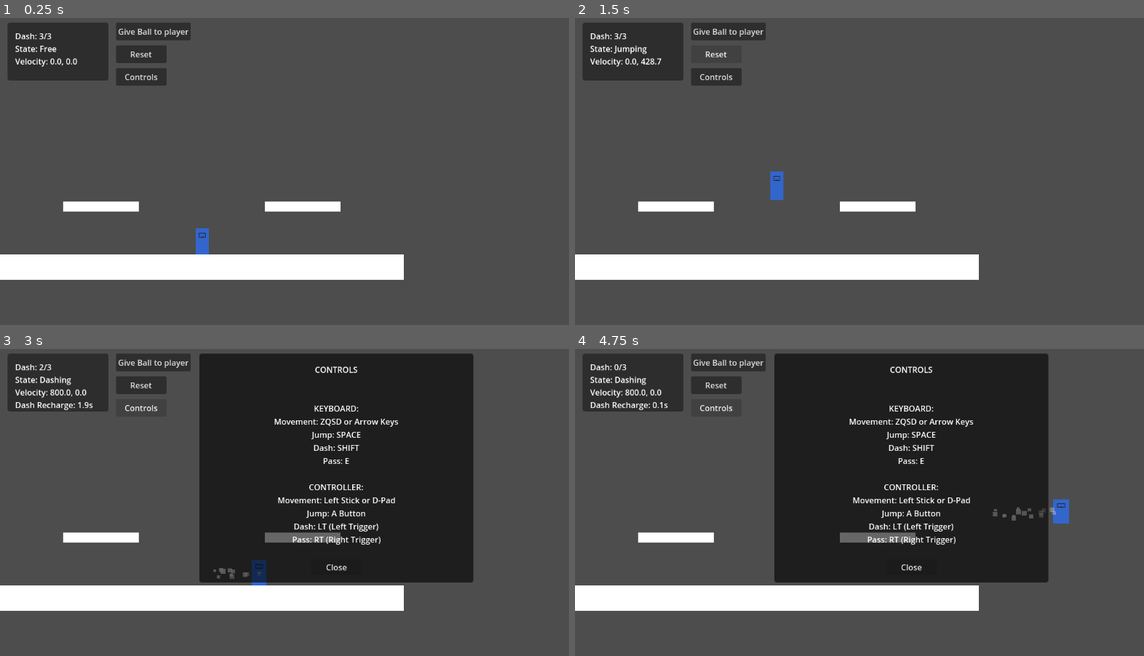
Above: before the commit, frames 1-4 (two rows, left to right).
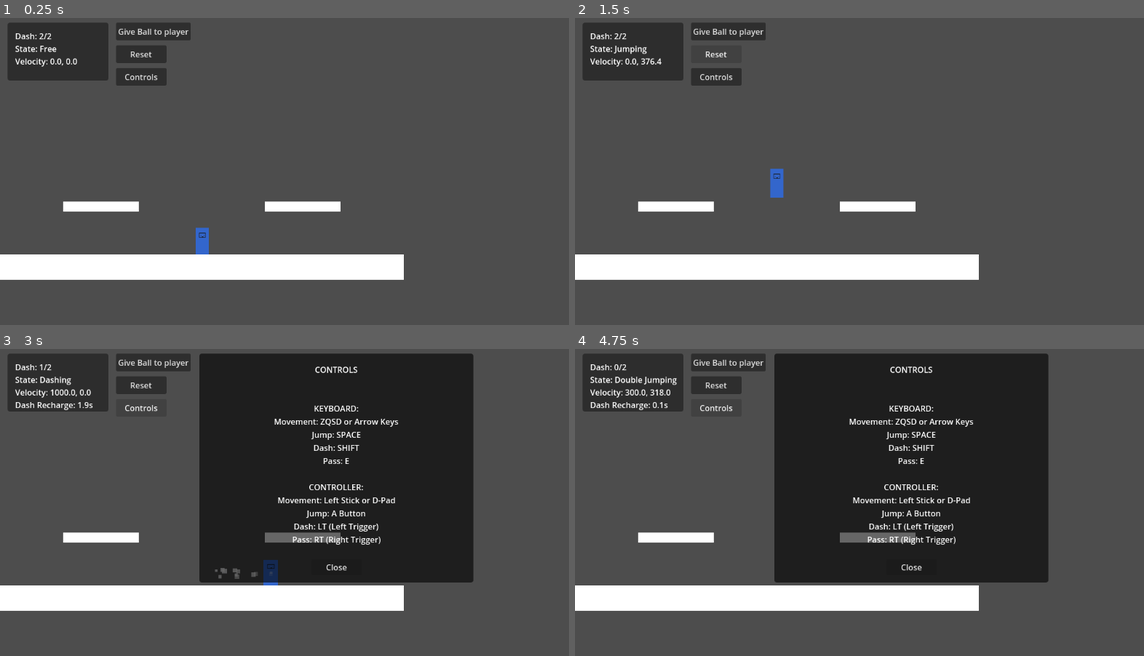
Above: after the commit, the same moments.

Repository: SinelVinesh/pixel-dunk
Game: Godot game, scene res://scenes/test/PlayerTest.tscn
The game is run twice, just before and just after one commit, with the same random seed, the same clock (stepped at 60 frames per second) and the same inputs.
Inputs:
- Up to frame 1 (0.25 s): no input
- Up to frame 2 (1.5 s): click "Give Ball to player" at 0.5 s; click "Reset" at 1.25 s
- Up to frame 3 (3 s): click "Controls" at 2 s; tap Enter at 2.75 s; hold D (move_right) from 2.78 s (still down); tap Shift (dash) at 2.85 s
- Up to frame 4 (4.75 s): tap Space (jump) at 3.02, 3.77, 4.25 s; release D (move_right) at 3.53 s; hold S (move_down) 3.53-4.28 s; tap Shift (dash) at 3.6, 4.55 s; hold D (move_right) from 4.28 s (still down); tap E (pass) at 4.35 s

The runs differ from the first frame. In frame 1, less than 0.1% of the frame differs, in the area x 7-37%, y 4-72%; in frame 2, 0.1%; in frame 3, 0.5%; in frame 4, 0.5%, in the area x 8-87%, y 4-57%.

Commit message:
✨ gravity multiplier when holding ball

Diff:
--- a/entities/player/Player.gd
+++ b/entities/player/Player.gd
@@ -18,7 +18,9 @@
 ## Multiplier for gravity when rising, makes ascent faster or slower (1.0 = normal, lower = higher jumps)
 @export_range(0.5, 1.0, 0.05) var rise_gravity_multiplier: float = 0.8
 ## Multiplier for gravity when falling, makes descent faster than ascent (1.0 = same speed, higher = fall faster)
-@export_range(1.0, 3.0, 0.1) var fall_gravity_multiplier: float = 1.6
+@export_range(1.0, 3.0, 0.1) var fall_gravity_multiplier: float = 1.4
+## Multiplier for gravity when holding the ball | lower = slower fall, more floaty (0.4 = slower fall, 1.0 = normal fall)
+@export_range(0.4, 1.0, 0.05) var holding_ball_gravity_multiplier: float = 0.6
 ## Maximum downward velocity to prevent excessive falling speed (in pixels per second) | lower = faster fall (0 = no limit)
 @export var max_fall_speed: float = 1000.0
 ## Time in seconds player can still jump after leaving a platform
@@ -34,11 +36,11 @@
 
 @export_group("Dash")
 ## Speed multiplier when dashing
-@export var dash_force: float = 800.0
+@export var dash_force: float = 1000.0
 ## How long a dash lasts in seconds
-@export var dash_duration: float = 0.2
+@export var dash_duration: float = 0.3
 ## Maximum number of dashes before needing to recharge
-@export var max_dash_count: int = 3
+@export var max_dash_count: int = 2
 ## Time in seconds to recharge one dash
 @export var dash_recharge_time: float = 2.0
 
@@ -196,15 +198,28 @@
 
 # Apply gravity consistently based on vertical velocity
 func apply_gravity() -> void:
+	var gravity_modifier = 1.0
+
 	if velocity.y > 0:
 		# Falling - apply higher gravity
-		velocity.y += gravity * fall_gravity_multiplier
-	else:
-		# Rising - apply normal or reduced gravity based on rise_gravity_multiplier
-		velocity.y += gravity * rise_gravity_multiplier
-
-	# Clamp to maximum fall speed
-	velocity.y = min(velocity.y, max_fall_speed)
+		gravity_modifier = fall_gravity_multiplier
+	else:
+		# Rising - apply reduced gravity based on rise_gravity_multiplier
+		gravity_modifier = rise_gravity_multiplier
+
+	# If player has ball, apply additional reduction
+	if has_ball:
+		gravity_modifier *= holding_ball_gravity_multiplier
+
+	# Apply gravity with appropriate modifiers
+	velocity.y += gravity * gravity_modifier
+
+	# Clamp to maximum fall speed (slower if holding ball)
+	var max_speed = max_fall_speed
+	if has_ball:
+		max_speed = max_fall_speed * holding_ball_gravity_multiplier
+
+	velocity.y = min(velocity.y, max_speed)
 
 # Handle movement when in the FREE state (not holding ball)
 func handle_free_movement(delta: float) -> void:
@@ -255,9 +270,9 @@
 
 # Handle movement when holding the ball (BALL_POSSESSION state)
 func handle_ball_possession(delta: float) -> void:
-	# When having the ball, movement is restricted
-	# Apply heavier friction to limit movement
-	velocity.x = velocity.x * friction * 1.2
+	# Movement is restricted to dashing only when having the ball
+	# Stop all horizontal movement with high friction
+	velocity.x = 0.0
 
 	# Only apply vertical friction when in the air
 	if !on_ground:
@@ -284,6 +299,9 @@
 		# End dash when timer expires
 		in_dash = false
 		dash_particles.emitting = false
+
+		# Immediately stop all momentum when dash ends
+		velocity = Vector2.ZERO
 
 		# Return to appropriate state based on ball possession and ground state
 		if has_ball:
@@ -379,6 +397,10 @@
 func pick_up_ball(ball) -> void:
 	has_ball = true
 	current_state = PlayerState.BALL_POSSESSION
+
+	# Reset velocity when picking up the ball to prevent momentum carrying over
+	velocity = Vector2.ZERO
+
 	###! PS: Dash cooldown timer pause state is already managed in manage_dash_cooldown() - Abdoul
 
 	# Note: Logic to attach ball to the player would go here
